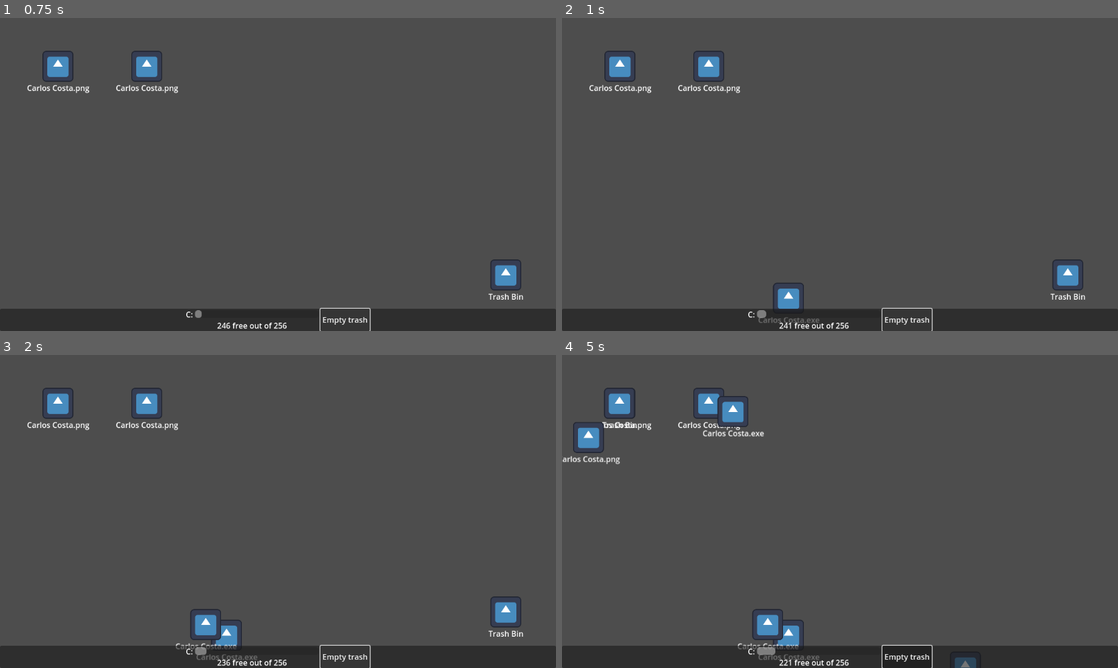
Above: before the commit, frames 1-4 (two rows, left to right).
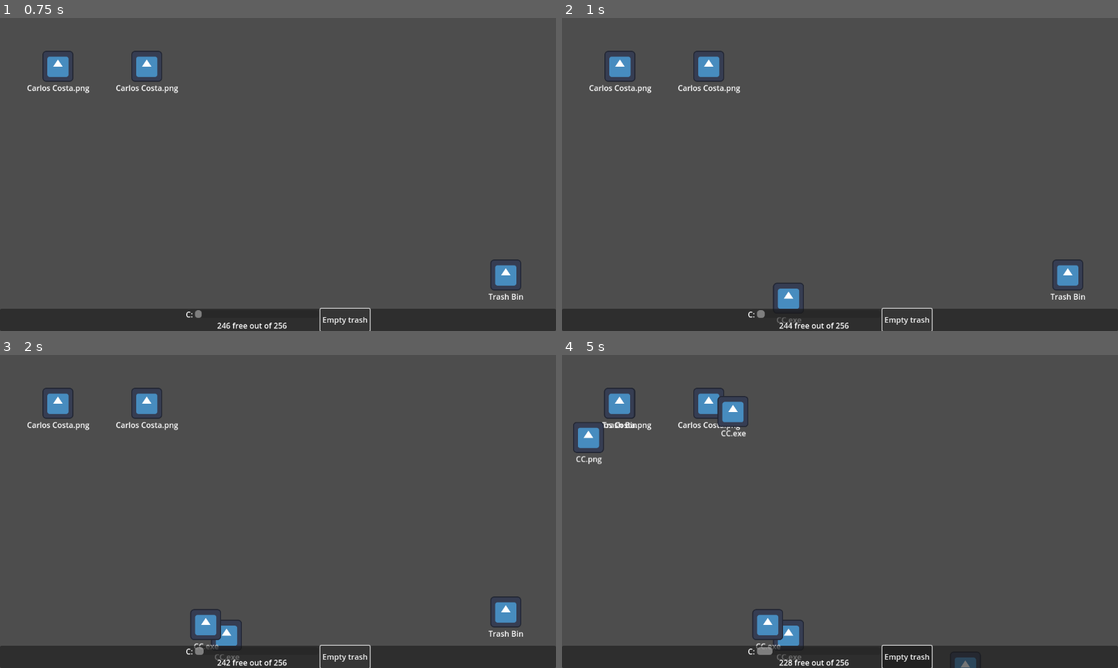
Above: after the commit, the same moments.

Repository: VileOar/ludum-dare-54
Game: Godot game, scene res://scenes/main.tscn
Two runs of this game, one before a commit and one after it. Both use one fixed random seed, a clock stepped at 60 frames per second and the inputs below. The engine's default icon, where the game draws it, is replaced by a stand-in: a white triangle on a blue panel in a dark square.
Inputs (mouse positions are in pixels of both pictures, inside the frame that each line leads up to):
- Up to frame 1 (0.75 s): click "Empty trash" at 0.5 s
- Up to frame 2 (1 s): no input
- Up to frame 3 (2 s): click "Empty trash" at 1.25 s
- Up to frame 4 (5 s): click "Empty trash" at 2 s; tap Enter at 2.75 s; drag from (1067, 611) to (617, 401) at 2.77 s; tap Space at 3.5 s; drag from (728, 527) to (617, 401) at 3.52 s; move the mouse to (895, 442) at 4.27 s; click (895, 442) at 4.42 s

Frame 1 is identical in both runs. In frame 2, less than 0.1% of the frame differs, in the area x 35-47%, y 93-100%; in frame 3, 0.2%; in frame 4, 0.4%, in the area x 0-47%, y 24-100%.

Commit message:
Global pseudo JSON

Diff:
--- a/scenes/files/executable_file.tscn
+++ b/scenes/files/corrupted_file.tscn
@@ -1,10 +1,10 @@
 [gd_scene load_steps=3 format=3 uid="uid://c0b5v2u8afjtv"]
 
-[ext_resource type="PackedScene" uid="uid://dv0gqt42k76sy" path="res://scenes/files/draggable_file.tscn" id="1_q8ia0"]
-[ext_resource type="Script" path="res://scripts/executable_file.gd" id="2_qia5g"]
+[ext_resource type="PackedScene" uid="uid://dv0gqt42k76sy" path="res://scenes/files/draggable_file.tscn" id="1_cuxds"]
+[ext_resource type="Script" path="res://scripts/executable_file.gd" id="2_tg235"]
 
-[node name="ExecutableFile" instance=ExtResource("1_q8ia0")]
-script = ExtResource("2_qia5g")
+[node name="CorruptedFile" instance=ExtResource("1_cuxds")]
+script = ExtResource("2_tg235")
 
 [node name="Label" parent="." index="2"]
 text = "Carlos Costa.exe"
--- a/scenes/main.tscn
+++ b/scenes/main.tscn
@@ -4,7 +4,7 @@
 [ext_resource type="Script" path="res://scripts/systems/disk_space_manager.gd" id="2_8ua7v"]
 [ext_resource type="PackedScene" uid="uid://crlkuni2202pw" path="res://scenes/desktop.tscn" id="2_jclm6"]
 [ext_resource type="PackedScene" uid="uid://di25hfxjvfugn" path="res://scenes/ui/toolbar.tscn" id="4_gx0xd"]
-[ext_resource type="PackedScene" uid="uid://c0b5v2u8afjtv" path="res://scenes/files/executable_file.tscn" id="5_2hex5"]
+[ext_resource type="PackedScene" uid="uid://c0b5v2u8afjtv" path="res://scenes/files/corrupted_file.tscn" id="5_q86x2"]
 
 [node name="Main" type="Node2D"]
 
@@ -18,7 +18,7 @@
 script = ExtResource("2_8ua7v")
 
 [node name="Desktop" parent="." instance=ExtResource("2_jclm6")]
-increase_spawn_scene = ExtResource("5_2hex5")
+corrupted_files_scene = ExtResource("5_q86x2")
 
 [connection signal="new_file" from="Spawner" to="Desktop" method="_on_spawner_new_file"]
 [connection signal="space_update" from="DiskSpaceManager" to="CanvasLayer/Toolbar" method="_on_disk_space_manager_space_update"]
--- a/scripts/autoloads/global.gd
+++ b/scripts/autoloads/global.gd
@@ -14,3 +14,26 @@
 #	ADD_POPUP_EXE, ## spawns an add popup
 	# TODO: add more as needed
 }
+
+
+
+const file_properties = {
+	FileTypes.NORMAL: [
+		{
+			"name" : "CC.png",
+			"size" : 10
+		},
+	],
+	FileTypes.INCREASE_SPAWN_EXE: [
+		{
+			"name" : "CC.exe",
+			"size" : 2
+		},
+	],
+	FileTypes.CORRUPTED_FOLDER: [
+		{
+			"name" : "CC onlyfans",
+			"size" : 24
+		},
+	]
+}
--- a/scripts/autoloads/signal_manager.gd
+++ b/scripts/autoloads/signal_manager.gd
@@ -14,4 +14,6 @@
 
 signal file_created(file)
 
+## Corrupted Files signals
 signal change_spawn_time(time)
+signal explode_folder(quantity)
--- a/scripts/draggable_file.gd
+++ b/scripts/draggable_file.gd
@@ -1,12 +1,18 @@
 extends Node2D
 
 class_name DraggableFile
+@onready var label : Label = $Label
+@onready var rect = get_viewport_rect()
+@onready var xx = rect.size.x/2 - 20
+@onready var yy = rect.size.y/2 - 20
 
 var lifted := false
 var mouse_offset := Vector2.ZERO
-@onready var rect = get_viewport_rect()
-@onready var xx = rect.size.x/2 - 20
-@onready var yy = rect.size.y/2 - 20
+var text : String = "":
+	set(value):
+		if label == null: return
+		label.text = value
+
 
 ## default file size
 var file_size := 5
@@ -17,7 +23,7 @@
 
 
 # Called every frame. 'delta' is the elapsed time since the previous frame.
-func _process(delta):
+func _physics_process(delta):
 	if lifted:
 		position = get_global_mouse_position() + mouse_offset
 		position.x = clamp(position.x, -xx, xx)
--- a/scripts/executable_file.gd
+++ b/scripts/executable_file.gd
@@ -1,4 +1,6 @@
 extends DraggableFile
+
+const EXPLODE_QUANTITY = 10
 
 @onready var increase_spawn_timer = $IncreaseSpawnTimer
 var type : Global.FileTypes
@@ -8,6 +10,8 @@
 	match type:
 		Global.FileTypes.INCREASE_SPAWN_EXE:
 			increase_spawn_rate()
+		Global.FileTypes.CORRUPTED_FOLDER:
+			explode_files()
 
 ## Increase Spawn
 func increase_spawn_rate():
@@ -17,3 +21,7 @@
 func _on_increase_spawn_timer_timeout():
 	SignalManager.change_spawn_time.emit(1)
 	queue_free()
+
+## Explode Files
+func explode_files():
+	SignalManager.explode_folder.emit(EXPLODE_QUANTITY)
--- a/scripts/systems/desktop.gd
+++ b/scripts/systems/desktop.gd
@@ -3,29 +3,36 @@
 
 ## TODO: make this a dict in order to hold all file types' scenes
 @export var file_scene : PackedScene
-@export var increase_spawn_scene : PackedScene
-@export var corrupted_folder_scene : PackedScene
+@export var corrupted_files_scene : PackedScene
 
 
 ## connected to the Spawner's new file signal in main scene
 func _on_spawner_new_file(file_type):
+
 	var file_pos = _get_position_within_bounds()
 	var new_file
 	match file_type:
 		Global.FileTypes.NORMAL:
 			new_file = file_scene.instantiate()
 		Global.FileTypes.INCREASE_SPAWN_EXE:
-			new_file = increase_spawn_scene.instantiate()
+			new_file = corrupted_files_scene.instantiate()
 			new_file.type = Global.FileTypes.INCREASE_SPAWN_EXE
 		Global.FileTypes.CORRUPTED_FOLDER:
-			new_file = corrupted_folder_scene.instantiate()
+			new_file = corrupted_files_scene.instantiate()
 			new_file.type = Global.FileTypes.CORRUPTED_FOLDER
 
-	create_file(new_file, file_pos)
+	var files_properties = Global.file_properties[file_type]
+	var properties = files_properties[randi() % files_properties.size()]
+	var file_name = properties.name
+	var file_size = properties.size
 
-func create_file(file_instance, file_pos):
+	create_file(new_file, file_pos, file_name, file_size)
+
+func create_file(file_instance : DraggableFile, file_pos : Vector2, file_name : String, file_size : int):
 	file_instance.position = file_pos
+	file_instance.file_size = file_size
 	add_child(file_instance)
+	file_instance.text = file_name
 
 ## return a position within desktop bounds
 func _get_position_within_bounds():
--- a/scripts/systems/file_spawner.gd
+++ b/scripts/systems/file_spawner.gd
@@ -9,6 +9,7 @@
 
 func _ready():
 	SignalManager.change_spawn_time.connect(change_spawn_time)
+	SignalManager.explode_folder.connect(create_files)
 
 ## if this variable is true, spawn files periodically
 var enable_spawning : bool = true:
@@ -32,3 +33,9 @@
 
 func change_spawn_time(time):
 	spawn_time = time
+
+func create_files(quantity):
+	var values = Global.FileTypes.values()
+	for i in range(quantity):
+		var type = values[randi() % values.size()]
+		new_file.emit(type)
